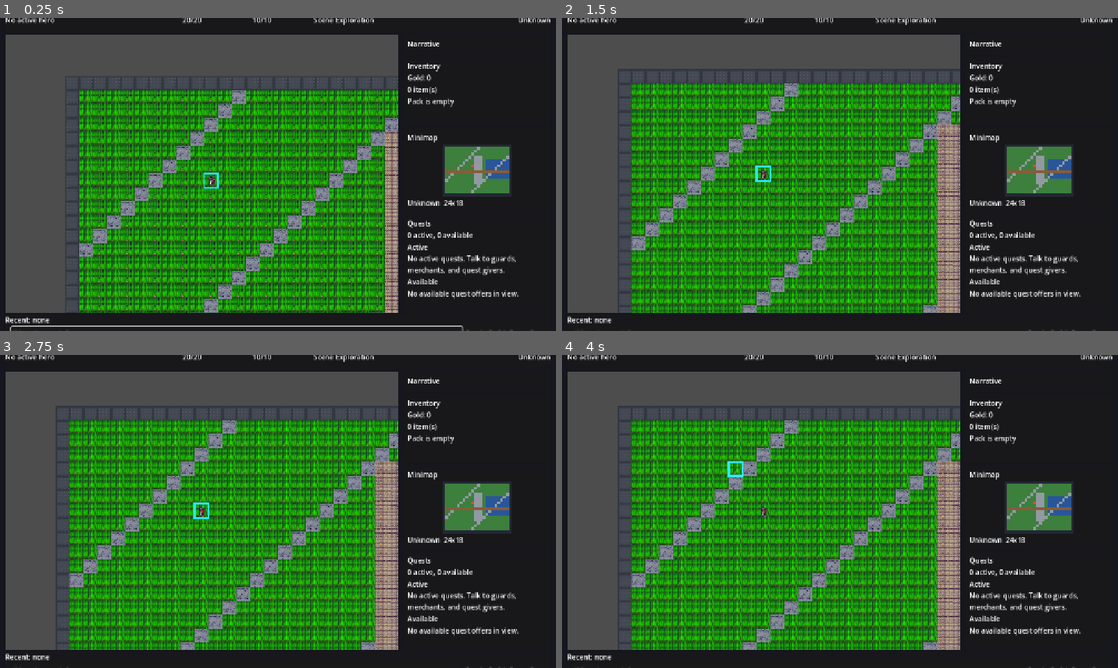
Above: before the commit, frames 1-4 (two rows, left to right).
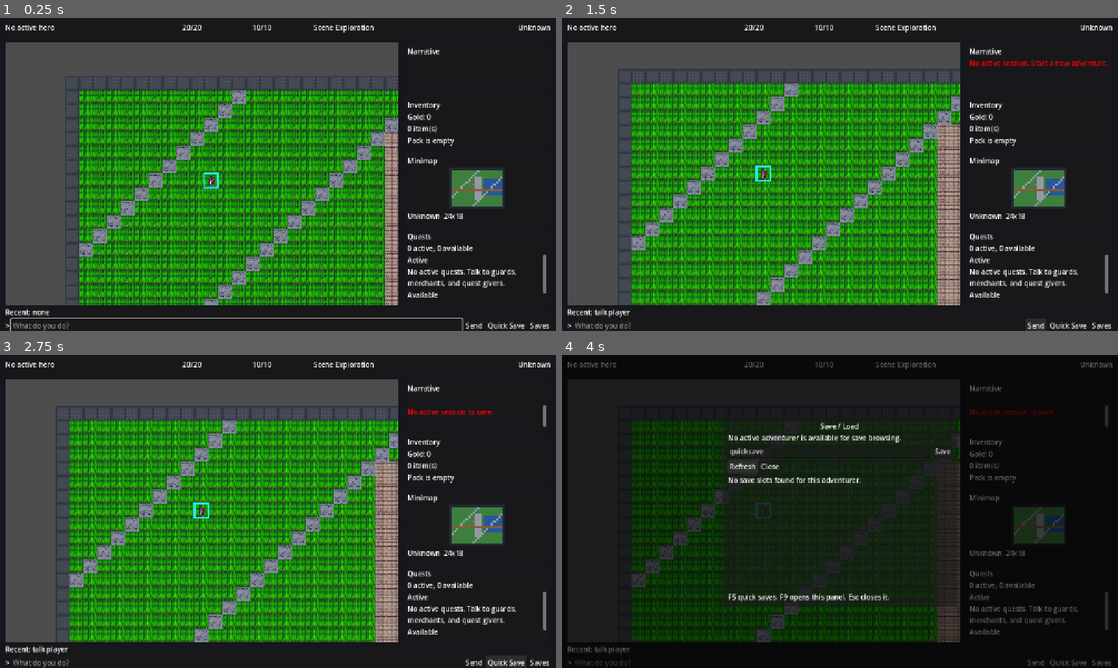
Above: after the commit, the same moments.

Repository: msbel5/ember-rpg
Game: Godot game, scene res://scenes/game_session.tscn
Same seed, same stepped clock (60 frames per second), same inputs: the game is played once before the commit and once after it. This scene is started directly instead of the project's main scene.
Inputs (mouse positions are in pixels of both pictures, inside the frame that each line leads up to):
- Up to frame 1 (0.25 s): no input
- Up to frame 2 (1.5 s): tap Enter at 0.5 s; drag from (762, 174) to (895, 105) at 0.52 s; click (1034, 324) at 1.25 s, where only the run after the commit has a clickable "Send"
- Up to frame 3 (2.75 s): click (505, 661) at 2 s, where only the run after the commit has a clickable "Quick Save"
- Up to frame 4 (4 s): click (1101, 661) at 2.75 s, where only the run after the commit has a clickable "Saves"; click (739, 467) at 3.5 s, where only the run after the commit has a clickable "Refresh"

The runs differ from the first frame. In frame 1, 9.5% of the frame differs, in the area x 1-99%, y 0-100%; in frame 2, 13%; in frame 3, 13%; in frame 4, 68%.

Commit message:
Phase 2 - add visual proof and fix terrain click narrative regressions

Diff:
--- a/godot-client/scenes/components/inventory_panel.tscn
+++ b/godot-client/scenes/components/inventory_panel.tscn
@@ -3,7 +3,7 @@
 [ext_resource type="Script" path="res://scripts/ui/inventory_panel.gd" id="1"]
 
 [node name="InventoryPanel" type="PanelContainer"]
-custom_minimum_size = Vector2(0, 160)
+custom_minimum_size = Vector2(0, 120)
 script = ExtResource("1")
 
 [node name="InventoryMargin" type="MarginContainer" parent="."]
--- a/godot-client/scenes/components/minimap_panel.tscn
+++ b/godot-client/scenes/components/minimap_panel.tscn
@@ -3,7 +3,7 @@
 [ext_resource type="Script" path="res://scripts/ui/minimap_panel.gd" id="1"]
 
 [node name="MinimapPanel" type="PanelContainer"]
-custom_minimum_size = Vector2(0, 180)
+custom_minimum_size = Vector2(0, 150)
 script = ExtResource("1")
 
 [node name="MinimapMargin" type="MarginContainer" parent="."]
@@ -21,7 +21,7 @@
 text = "Minimap"
 
 [node name="MapTexture" type="TextureRect" parent="MinimapMargin/MinimapVBox"]
-custom_minimum_size = Vector2(0, 120)
+custom_minimum_size = Vector2(0, 96)
 layout_mode = 2
 expand_mode = 1
 stretch_mode = 5
--- a/godot-client/scenes/components/narrative_panel.tscn
+++ b/godot-client/scenes/components/narrative_panel.tscn
@@ -3,6 +3,7 @@
 [ext_resource type="Script" path="res://scripts/ui/narrative_panel.gd" id="1"]
 
 [node name="NarrativePanel" type="PanelContainer"]
+custom_minimum_size = Vector2(0, 120)
 script = ExtResource("1")
 
 [node name="NarrativeMargin" type="MarginContainer" parent="."]
--- a/godot-client/scenes/components/quest_panel.tscn
+++ b/godot-client/scenes/components/quest_panel.tscn
@@ -3,7 +3,7 @@
 [ext_resource type="Script" path="res://scripts/ui/quest_panel.gd" id="1"]
 
 [node name="QuestPanel" type="PanelContainer"]
-custom_minimum_size = Vector2(0, 228)
+custom_minimum_size = Vector2(0, 180)
 script = ExtResource("1")
 
 [node name="QuestMargin" type="MarginContainer" parent="."]
@@ -26,7 +26,7 @@
 autowrap_mode = 2
 
 [node name="QuestScroll" type="ScrollContainer" parent="QuestMargin/QuestVBox"]
-custom_minimum_size = Vector2(0, 148)
+custom_minimum_size = Vector2(0, 104)
 layout_mode = 2
 size_flags_vertical = 3
 
--- a/godot-client/scenes/components/status_bar.tscn
+++ b/godot-client/scenes/components/status_bar.tscn
@@ -52,5 +52,6 @@
 
 [node name="LocationLabel" type="Label" parent="StatusRow"]
 layout_mode = 2
+custom_minimum_size = Vector2(180, 0)
 text = "Unknown"
 horizontal_alignment = 2
--- a/godot-client/scenes/game_session.gd
+++ b/godot-client/scenes/game_session.gd
@@ -1,6 +1,7 @@
 extends Control
 
 const ResponseNormalizer = preload("res://scripts/net/response_normalizer.gd")
+const ScreenshotCapture = preload("res://scripts/ui/screenshot_capture.gd")
 const PROFILE_PATH := "user://client_profile.cfg"
 const QUICKSAVE_SLOT := "quicksave"
 
@@ -88,6 +89,7 @@
 	text = text.strip_edges()
 	if text.is_empty() or is_waiting:
 		return
+	command_bar.remember_command(text)
 	if GameState.session_id.is_empty():
 		narrative_panel.append_system_text("[color=red]No active session. Start a new adventure.[/color]")
 		return
@@ -169,6 +171,14 @@
 
 func _input(event: InputEvent) -> void:
 	if not (event is InputEventKey and event.pressed):
+		return
+
+	if event.keycode == KEY_F12:
+		if event.shift_pressed:
+			_capture_visual_proof("phase2/game", "game_session", true)
+		else:
+			_capture_visual_proof("phase2/game", "game_session", false)
+		get_viewport().set_input_as_handled()
 		return
 
 	if event.keycode == KEY_F5 or (event.ctrl_pressed and event.keycode == KEY_S):
@@ -395,5 +405,23 @@
 	profile.save(PROFILE_PATH)
 
 
+func _capture_visual_proof(folder: String, prefix: String, include_world: bool) -> void:
+	var frame_path = ScreenshotCapture.capture_viewport(get_viewport(), folder, "%s_frame" % prefix)
+	var world_path = ""
+	if include_world and world_view != null and world_view.has_method("capture_world_screenshot"):
+		world_path = world_view.capture_world_screenshot(folder, "%s_world" % prefix)
+
+	var parts: Array[String] = []
+	if not frame_path.is_empty():
+		parts.append("frame=%s" % frame_path)
+	if not world_path.is_empty():
+		parts.append("world=%s" % world_path)
+
+	if parts.is_empty():
+		narrative_panel.append_system_text("[color=red]Viewport capture failed.[/color]")
+		return
+	narrative_panel.append_system_text("[color=gray]Visual proof saved: %s[/color]" % " | ".join(parts))
+
+
 func _map_has_tiles() -> bool:
 	return GameState.map_data.has("tiles") and GameState.map_data.get("tiles", []) is Array and not GameState.map_data.get("tiles", []).is_empty()
--- a/godot-client/scenes/title_screen.gd
+++ b/godot-client/scenes/title_screen.gd
@@ -1,6 +1,7 @@
 extends Control
 
 const PROFILE_PATH := "user://client_profile.cfg"
+const ScreenshotCapture = preload("res://scripts/ui/screenshot_capture.gd")
 
 @onready var new_game_btn: Button = $VBoxContainer/NewGameButton
 @onready var continue_btn: Button = $VBoxContainer/ContinueButton
@@ -184,3 +185,16 @@
 	if profile.load(PROFILE_PATH) != OK:
 		return ""
 	return str(profile.get_value("profile", "last_player_id", "")).strip_edges()
+
+
+func _input(event: InputEvent) -> void:
+	if not (event is InputEventKey and event.pressed):
+		return
+	if event.keycode != KEY_F12:
+		return
+	var screenshot_path = ScreenshotCapture.capture_viewport(get_viewport(), "phase2/title", "title_screen")
+	if screenshot_path.is_empty():
+		status_label.text = "Viewport capture failed."
+	else:
+		status_label.text = "Viewport capture saved: %s" % screenshot_path
+	get_viewport().set_input_as_handled()
--- a/godot-client/scripts/net/response_normalizer.gd
+++ b/godot-client/scripts/net/response_normalizer.gd
@@ -33,11 +33,9 @@
 
 static func normalize_map(data: Dictionary, current_map: Dictionary = {}) -> Dictionary:
 	if data.has("map_data") and data["map_data"] is Dictionary:
-		return data["map_data"]
+		return _merge_and_normalize_map(data["map_data"], current_map)
 	if data.has("map") and data["map"] is Dictionary:
-		var normalized = current_map.duplicate(true) if not current_map.is_empty() else {}
-		normalized.merge(data["map"], true)
-		return normalized
+		return _merge_and_normalize_map(data["map"], current_map)
 	return {}
 
 
@@ -158,3 +156,64 @@
 		if lower == marker or lower.begins_with(marker) or lower.contains(marker):
 			return true
 	return false
+
+
+static func _merge_and_normalize_map(map_payload: Dictionary, current_map: Dictionary = {}) -> Dictionary:
+	var normalized = current_map.duplicate(true) if not current_map.is_empty() else {}
+	normalized.merge(map_payload, true)
+
+	if normalized.has("tiles") and normalized["tiles"] is Array:
+		normalized["tiles"] = _normalize_tile_rows(normalized["tiles"], _map_type_from_payload(normalized))
+	return normalized
+
+
+static func _map_type_from_payload(map_payload: Dictionary) -> String:
+	if map_payload.has("metadata") and map_payload["metadata"] is Dictionary:
+		return str(map_payload["metadata"].get("map_type", "")).to_lower()
+	if map_payload.has("map_type"):
+		return str(map_payload.get("map_type", "")).to_lower()
+	return ""
+
+
+static func _normalize_tile_rows(rows: Array, map_type: String) -> Array:
+	var normalized_rows: Array = []
+	for row in rows:
+		if not (row is Array):
+			normalized_rows.append(row)
+			continue
+		var normalized_row: Array = []
+		for cell in row:
+			normalized_row.append(_normalize_tile_symbol(cell, map_type))
+		normalized_rows.append(normalized_row)
+	return normalized_rows
+
+
+static func _normalize_tile_symbol(raw_value, map_type: String) -> String:
+	var tile_name = str(raw_value).strip_edges().to_lower()
+	if tile_name.is_empty():
+		return "grass"
+
+	match tile_name:
+		"#", "wall":
+			return "wall"
+		"~", "water":
+			return "water"
+		"t":
+			return "wall"
+		"d":
+			return "wood_floor"
+		">", "<":
+			return "stone_floor"
+		",":
+			return "stone_floor" if map_type == "dungeon" else "dirt_path"
+		"=":
+			return "cobblestone" if map_type == "town" else "dirt_path"
+		".":
+			if map_type == "dungeon":
+				return "stone_floor"
+			return "grass"
+		"corridor":
+			return "stone_floor"
+		"door":
+			return "wood_floor"
+	return tile_name
--- a/godot-client/scripts/ui/command_bar.gd
+++ b/godot-client/scripts/ui/command_bar.gd
@@ -50,6 +50,18 @@
 	clear_input()
 
 
+func remember_command(text: String) -> void:
+	text = text.strip_edges()
+	if text.is_empty():
+		return
+	if not _history.is_empty() and _history[_history.size() - 1] == text:
+		return
+	_history.append(text)
+	if _history.size() > 6:
+		_history.pop_front()
+	_refresh_history()
+
+
 func _on_text_submitted(text: String) -> void:
 	_emit_command(text)
 
@@ -62,10 +74,7 @@
 	text = text.strip_edges()
 	if text.is_empty():
 		return
-	_history.append(text)
-	if _history.size() > 6:
-		_history.pop_front()
-	_refresh_history()
+	remember_command(text)
 	command_submitted.emit(text)
 
 
--- /dev/null
+++ b/godot-client/scripts/ui/screenshot_capture.gd
@@ -0,0 +1,28 @@
+extends RefCounted
+
+const ROOT_DIR := "user://screenshots"
+
+
+static func capture_image(image: Image, folder: String, prefix: String) -> String:
+	var safe_folder = folder.strip_edges().trim_prefix("/").trim_suffix("/")
+	var safe_prefix = prefix.strip_edges()
+	if safe_folder.is_empty():
+		safe_folder = "manual"
+	if safe_prefix.is_empty():
+		safe_prefix = "capture"
+
+	var timestamp = Time.get_datetime_string_from_system().replace(":", "-")
+	timestamp = timestamp.replace(" ", "_")
+	var user_path = "%s/%s/%s_%s.png" % [ROOT_DIR, safe_folder, safe_prefix, timestamp]
+	DirAccess.make_dir_recursive_absolute(user_path.get_base_dir())
+	var save_error = image.save_png(user_path)
+	if save_error != OK:
+		return ""
+	return ProjectSettings.globalize_path(user_path)
+
+
+static func capture_viewport(viewport: Viewport, folder: String, prefix: String) -> String:
+	if viewport == null:
+		return ""
+	var image = viewport.get_texture().get_image()
+	return capture_image(image, folder, prefix)
--- a/godot-client/scripts/ui/status_bar.gd
+++ b/godot-client/scripts/ui/status_bar.gd
@@ -13,6 +13,8 @@
 
 func _ready() -> void:
 	GameState.state_updated.connect(_refresh)
+	GameState.map_loaded.connect(_on_map_loaded)
+	GameState.scene_changed.connect(_on_scene_changed)
 	_refresh()
 
 
@@ -55,3 +57,12 @@
 		ap_label.text = "Scene %s" % GameState.scene.capitalize()
 
 	location_label.text = GameState.get_display_location()
+	location_label.queue_redraw()
+
+
+func _on_map_loaded(_map_data: Dictionary) -> void:
+	call_deferred("_refresh")
+
+
+func _on_scene_changed(_new_scene: String) -> void:
+	call_deferred("_refresh")
--- a/godot-client/scripts/world/world_view.gd
+++ b/godot-client/scripts/world/world_view.gd
@@ -137,6 +137,16 @@
 	return tile_position.x >= 0 and tile_position.y >= 0 and tile_position.x < width and tile_position.y < height
 
 
+func capture_world_image() -> Image:
+	return world_viewport.get_texture().get_image()
+
+
+func capture_world_screenshot(folder: String, prefix: String) -> String:
+	var image = capture_world_image()
+	var screenshot_capture = preload("res://scripts/ui/screenshot_capture.gd")
+	return screenshot_capture.capture_image(image, folder, prefix)
+
+
 func _on_mouse_exited() -> void:
 	tooltip_text = ""
 	if selection_layer.has_method("clear_hover"):
--- a/godot-client/tests/run_headless_tests.gd
+++ b/godot-client/tests/run_headless_tests.gd
@@ -137,6 +137,48 @@
 	})
 	_assert_true(int(merged_map.get("width", 0)) == 40 and merged_map.has("tiles"), "ResponseNormalizer merges map payloads with existing state")
 
+	var normalized_ascii_town_map = ResponseNormalizer.normalize_map({
+		"map": {
+			"width": 3,
+			"height": 2,
+			"metadata": {"map_type": "town"},
+			"tiles": [
+				["#", "=", "."],
+				["~", "D", "<"],
+			],
+		}
+	})
+	var town_tiles = normalized_ascii_town_map.get("tiles", [])
+	_assert_true(
+		town_tiles.size() == 2
+		and town_tiles[0] is Array
+		and town_tiles[1] is Array
+		and town_tiles[0][0] == "wall"
+		and town_tiles[0][1] == "cobblestone"
+		and town_tiles[0][2] == "grass"
+		and town_tiles[1][0] == "water"
+		and town_tiles[1][1] == "wood_floor"
+		and town_tiles[1][2] == "stone_floor",
+		"ResponseNormalizer converts backend ASCII town symbols into named terrain tiles"
+	)
+
+	var normalized_ascii_dungeon_map = ResponseNormalizer.normalize_map({
+		"map": {
+			"width": 2,
+			"height": 1,
+			"metadata": {"map_type": "dungeon"},
+			"tiles": [[",", "."]],
+		}
+	})
+	var dungeon_tiles = normalized_ascii_dungeon_map.get("tiles", [])
+	_assert_true(
+		dungeon_tiles.size() == 1
+		and dungeon_tiles[0] is Array
+		and dungeon_tiles[0][0] == "stone_floor"
+		and dungeon_tiles[0][1] == "stone_floor",
+		"ResponseNormalizer uses dungeon-appropriate floor tiles for ASCII maps"
+	)
+
 	var normalized_entities = ResponseNormalizer.normalize_entities({
 		"world_entities": [
 			{"id": "merchant_1", "entity_type": "npc", "name": "Merchant", "position": [1, 2]},
@@ -267,6 +309,8 @@
 
 	var player_info = session_instance.get_node("MainMargin/MainVBox/StatusBar/StatusRow/PlayerInfo")
 	_assert_true(player_info.text.contains("Chaos"), "Status bar reflects player identity")
+	var location_label = session_instance.get_node("MainMargin/MainVBox/StatusBar/StatusRow/LocationLabel")
+	_assert_true(location_label.text.contains("Harbor"), "Status bar reflects the current location")
 
 	var inventory_grid = session_instance.get_node("MainMargin/MainVBox/ContentSplit/Sidebar/InventoryPanel/InventoryMargin/InventoryVBox/ItemGrid")
 	_assert_true(inventory_grid.get_child_count() >= 2, "Inventory panel populates grid items")
@@ -282,6 +326,9 @@
 	await process_frame
 	var history_label = session_instance.get_node("MainMargin/MainVBox/CommandBar/CommandVBox/HistoryLabel")
 	_assert_true(history_label.text.contains("inventory"), "Command bar tracks recent commands")
+	command_bar.remember_command("move to 7,4")
+	await process_frame
+	_assert_true(history_label.text.contains("move to 7,4"), "Command bar can record non-textbox commands without duplication")
 	var quick_save_button = session_instance.get_node("MainMargin/MainVBox/CommandBar/CommandVBox/InputRow/QuickSaveButton")
 	var saves_button = session_instance.get_node("MainMargin/MainVBox/CommandBar/CommandVBox/InputRow/SavesButton")
 	_assert_true(quick_save_button != null and saves_button != null, "Command bar exposes save controls")
Not shown, added: docs/qa/final_polish_visual_log.md
